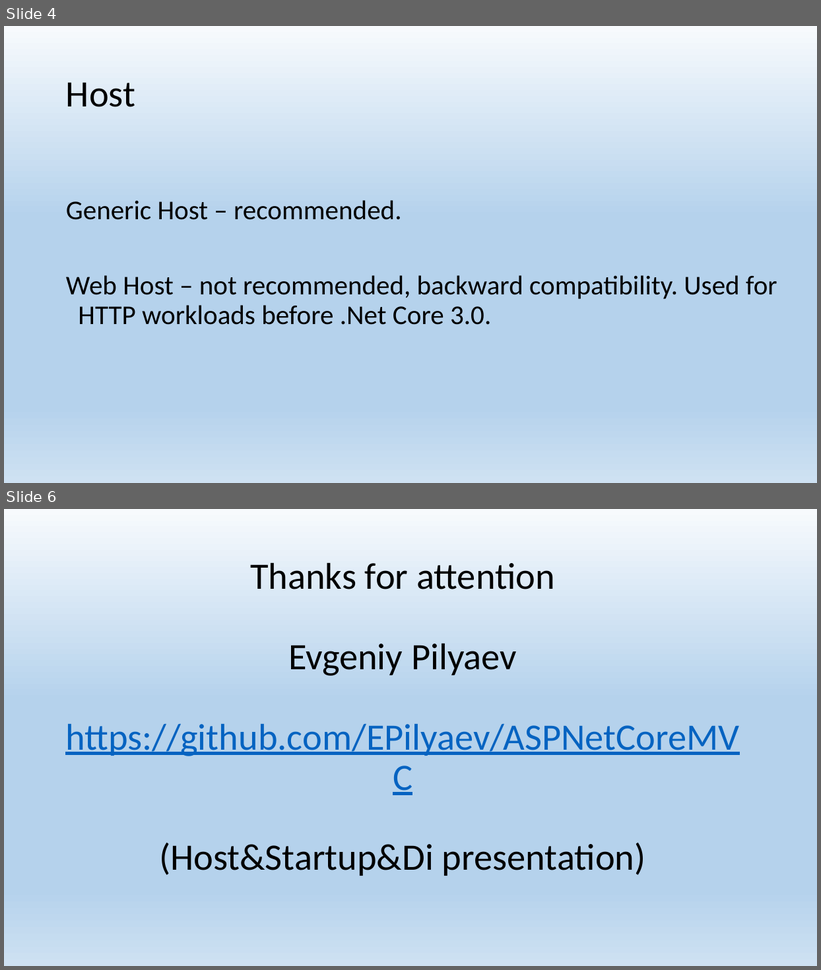
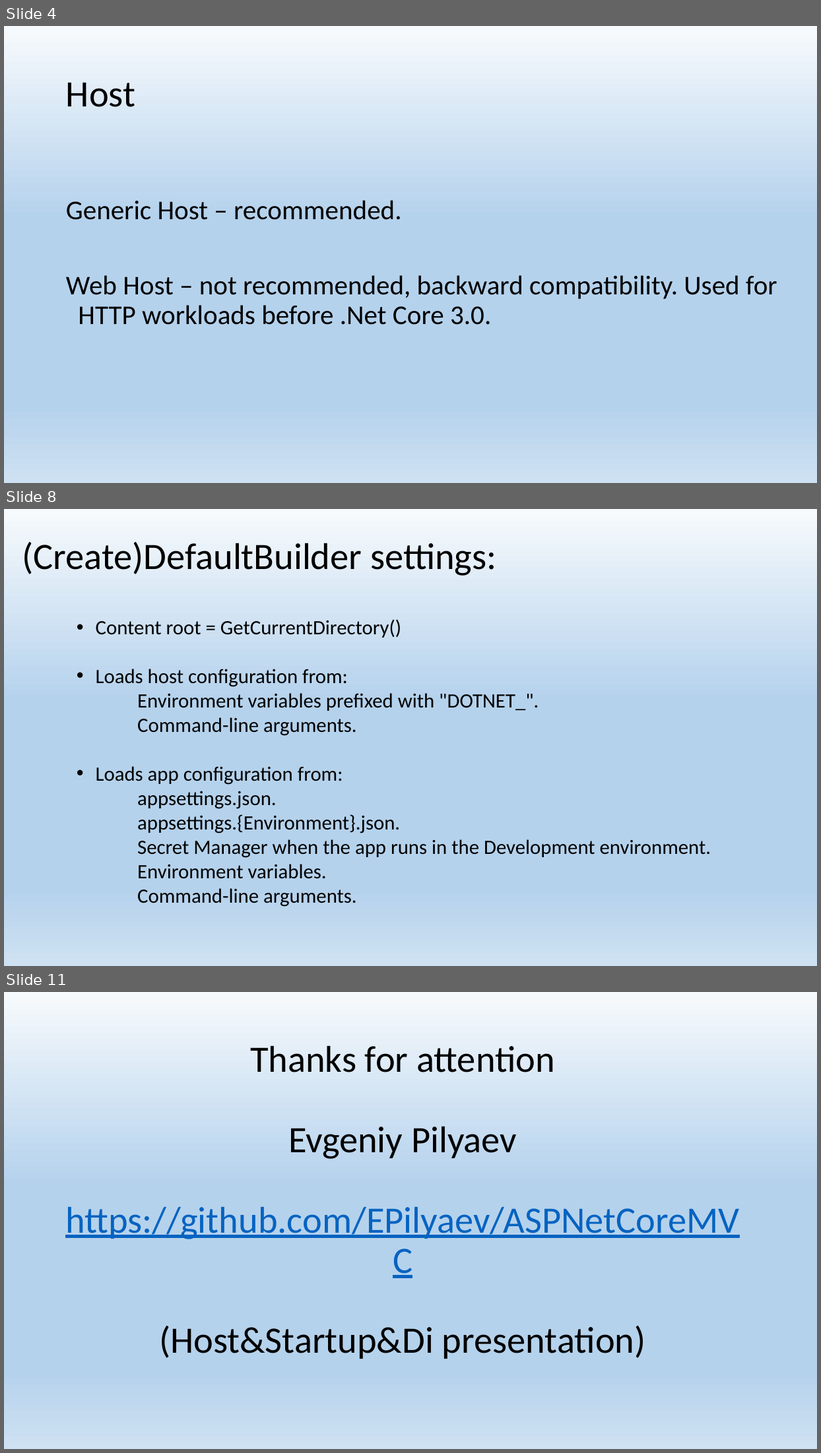
Before and after one commit to EPilyaev/ASPNetCoreMVC, a slide deck: Host&Startup&Di.pptx. Shown one above the other, each under a label of ours: slides 4 and 6 before the commit, slides 4, 8 and 11 after it; the slides between them are not shown. The pictures are 821x970 and 821x1453 pixels, drawn with LibreOffice and Linux fonts; fonts in the diff are those of the drawing. Boxes give left, top, right and bottom in pixels: in the first picture for what was removed or moved away, otherwise in the second. Text is boxed around its words. In the diff, an @@ line names an element or a change of style, - is before the commit and + after.

Commit message:
Generic host

```diff
--- a/Host&Startup&Di.pptx
+++ b/Host&Startup&Di.pptx
@@ slide 8 added at <box>4,509,817,966</box>, background gradient #F7FAFD to #B5D2EC to #CEE1F2 @@
@@ title added at <box>22,542,497,576</box>, 44 pt, text #000000 @@
+(Create)DefaultBuilder settings:
@@ text added at <box>96,619,712,907</box>, 24 pt, text #000000 @@
+• Content root = GetCurrentDirectory()
+• Loads host configuration from:
+Environment variables prefixed with "DOTNET_".
+Command-line arguments.
+• Loads app configuration from:
+    appsettings.json.
+    appsettings.{Environment}.json.
+    Secret Manager when the app runs in the Development environment.
+    Environment variables.
+    Command-line arguments.
@@ what was slide 6 is now slide 11 @@
```
Also in this commit, not shown: 1 slide changed, 4 other slides added, 8 other files.
